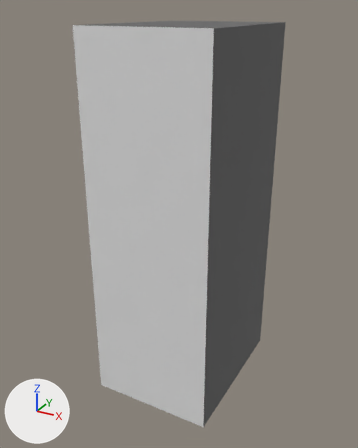
What one commit did to the FBX model station_echo/Assets/Models/LVL1/level.fbx.
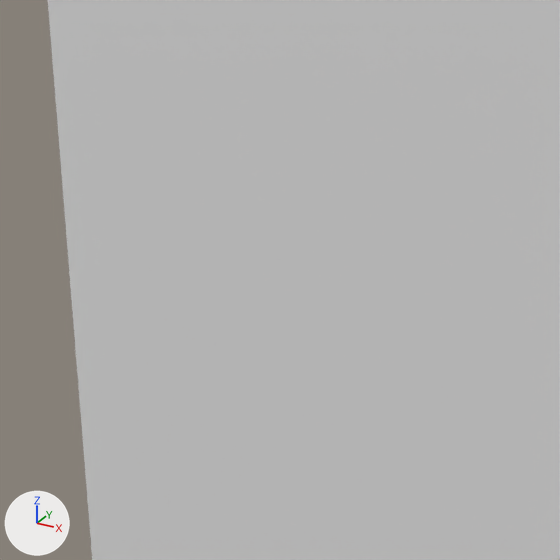
There are two pictures of each version: one whole from a 50 mm lens placed at (202.0, -329.0, 184.0), pointed at (29.0, -15.0, 27.0), one close up on the part from 22% to 43% of the width and 41% to 58% of the height. Every picture has the same lights, and +X, +Y and +Z are marked at lower left.
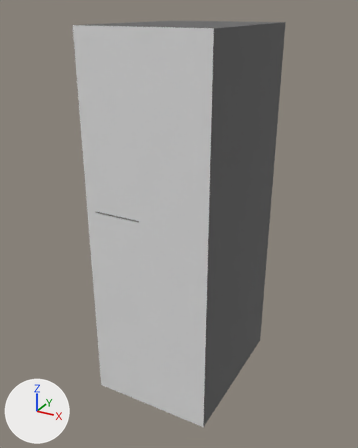
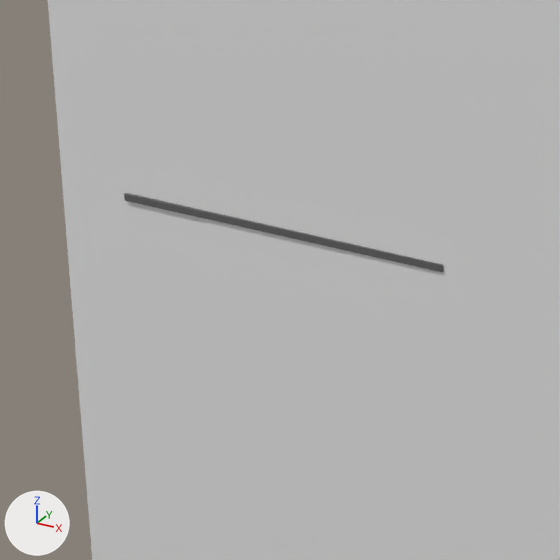
Boxes (x1, y1, x2, y2) around the edits, measured in the close-ups (560 x 560 px):
part 1 of me_cube_001, built on: after (124, 193, 444, 272)

The change, as a diff of the scene's bpy script:
```diff
--- a/station_echo/Assets/Models/LVL1/level.fbx.py
+++ b/station_echo/Assets/Models/LVL1/level.fbx.py
@@ me_cube_001 @@
 # used by ob_cube; location = (12.7, -15.9, 22.0)
-me_cube_001.from_pydata(...)  # 1081 vertices, 1057 faces; spans x -28.0..68.0, y -56.0..67.0, z -131.0..152.0
+me_cube_001.from_pydata(...)  # 1987 vertices, 1906 faces; spans x -28.0..68.0, y -56.0..67.0, z -131.0..152.0
+# me_cube_001 part 1: 11 vertices moved from x -24.0..1.0, y -55.0..21.0, z -16.0..16.0 to x -24.0..1.0, y -55.0..20.0, z -15.0..16.0; 102 vertices removed from x -20.0..16.0, y -55.0..-11.0, z -3.0..29.0; 1000 vertices added at x -20.0..17.0, y -56.0..43.0, z -3.0..137.0
 me_cube_001.materials.append(mat_material_003)
```
